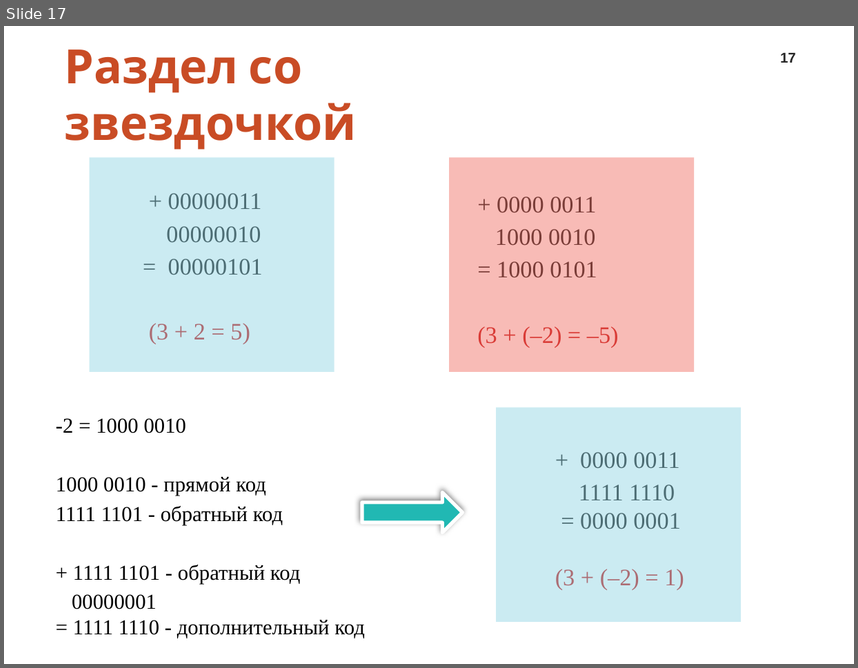
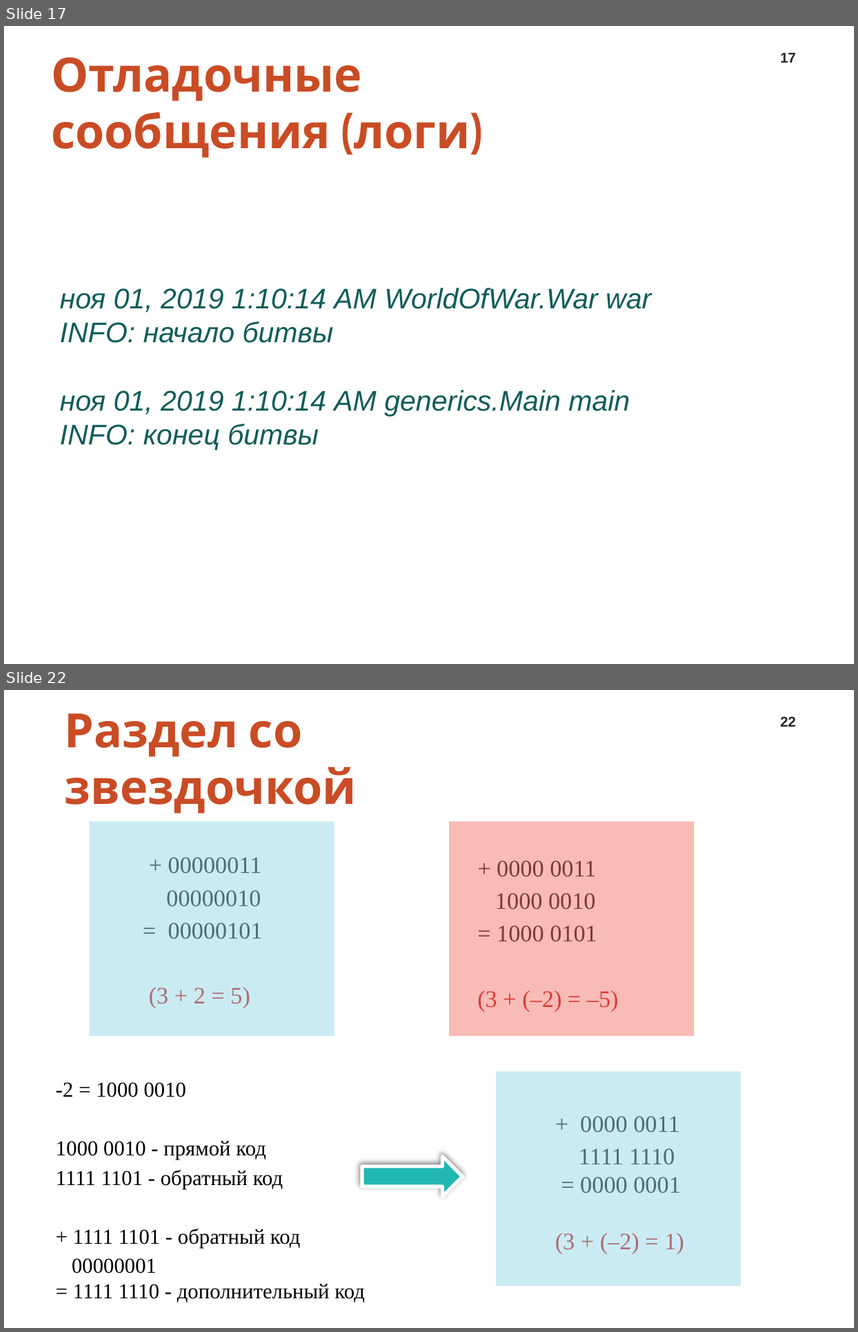
Before and after one commit to IriEfremova/LessonsCube, a slide deck: Android/Lesson4/Peremennie.pptx. Shown one above the other, each under a label of ours: slide 17 before the commit, slides 17 and 22 after it; the slides between them are not shown. The pictures are 858x668 and 858x1332 pixels, drawn with LibreOffice and Linux fonts; fonts in the diff are those of the drawing; background and template pictures are left out. Boxes give left, top, right and bottom in pixels: in the first picture for what was removed or moved away, otherwise in the second. Text is boxed around its words. In the diff, an @@ line names an element or a change of style, - is before the commit and + after.

```diff
--- a/Android/Lesson4/Peremennie.pptx
+++ b/Android/Lesson4/Peremennie.pptx
@@ slide 17 added at (x1=4, y1=26, x2=854, y2=664), background #FFFFFF @@
@@ title added at (x1=51, y1=57, x2=470, y2=158), 40 pt, text #C94C25, bold @@
+Отладочные
+сообщения (логи)
@@ page number added at (x1=780, y1=53, x2=796, y2=63), 12 pt, text #262626, bold @@
+17
@@ text added at (x1=60, y1=288, x2=651, y2=450), 24 pt, text #105C5A, italic @@
+ноя 01, 2019 1:10:14 AM WorldOfWar.War war
+INFO: начало битвы
+ноя 01, 2019 1:10:14 AM generics.Main main
+INFO: конец битвы
@@ what was slide 17 is now slide 22 @@
@@ page number at (x1=780, y1=716, x2=796, y2=727): text changed @@
-17
+22
```
Also in this commit, not shown: 4 other slides added, 3 slides removed, 2 other files.
